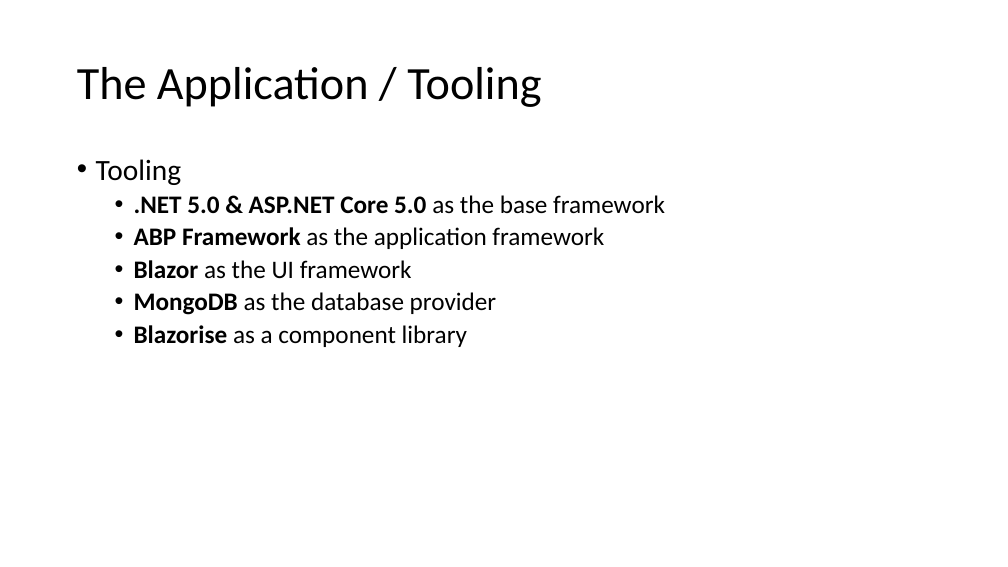
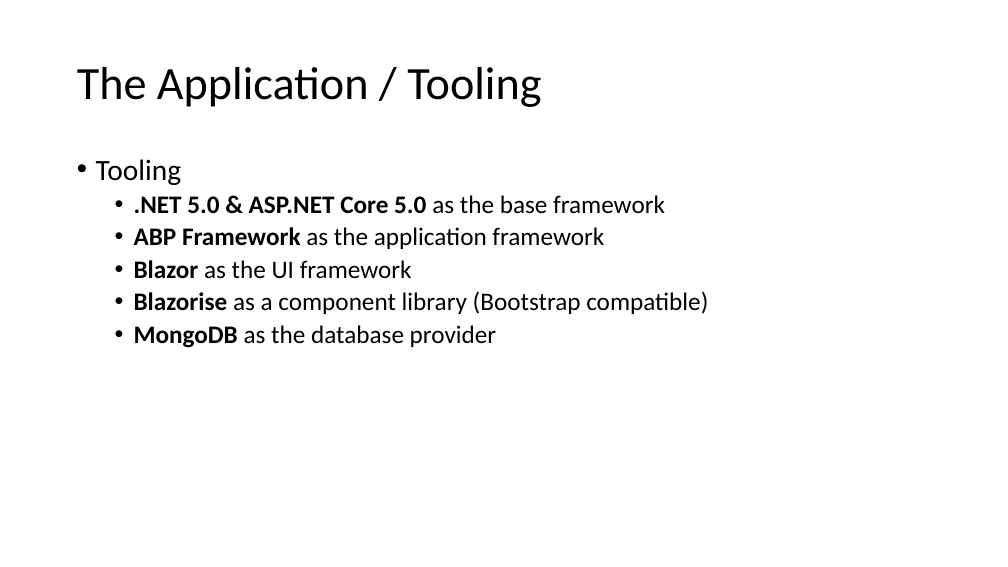
Before and after one commit to hikalkan/presentations, a slide deck: slide 7 of 2020-11-22 DevNot Summit Blazor and ABP/Blazor-Abp-Workshop.pptx (slide 5 before the commit). Drawn at 1008x567 pixels with LibreOffice and Linux fonts; fonts in the diff are those of the drawing. Boxes give left, top, right and bottom in pixels: in the first picture for what was removed or moved away, otherwise in the second. Text is boxed around its words. In the diff, an @@ line names an element or a change of style, - is before the commit and + after.

```diff
--- a/2020-11-22 DevNot Summit Blazor and ABP/Blazor-Abp-Workshop.pptx
+++ b/2020-11-22 DevNot Summit Blazor and ABP/Blazor-Abp-Workshop.pptx
@@ text at bbox=[134, 291, 708, 314]: paragraph added @@
+  • Blazorise as a component library (Bootstrap compatible)
@@ text at bbox=[134, 325, 467, 347]: paragraph removed @@
-  • Blazorise as a component library
```
Also in this commit, not shown: 6 other slides changed, 4 slides added.
